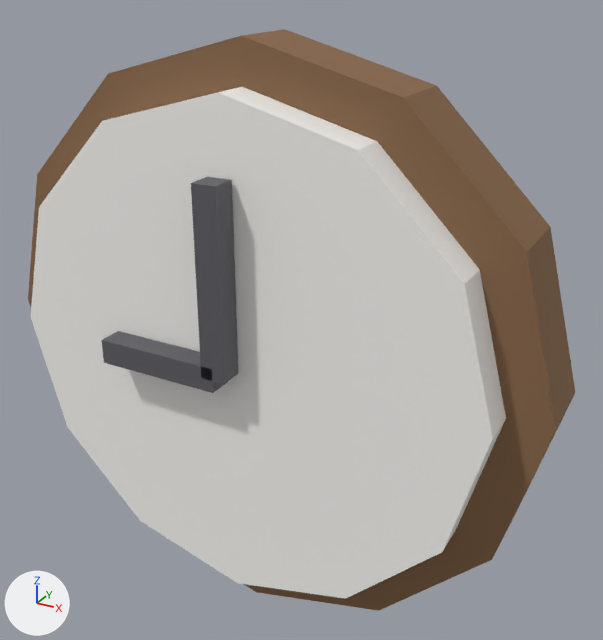
Two versions of the glTF model resources/时钟.glb, one commit apart.
The view is the same before and after, from a camera (50 mm lens) standing at (0.324, -0.533, 0.291) and looking at (0.029, 0.002, 0.024). Every picture has the same lights, and +X, +Y and +Z are marked at lower left. The first picture is the older version.

The first picture shows 'Clock_Face', 'Clock_Hands', 'Clock_Rim'.
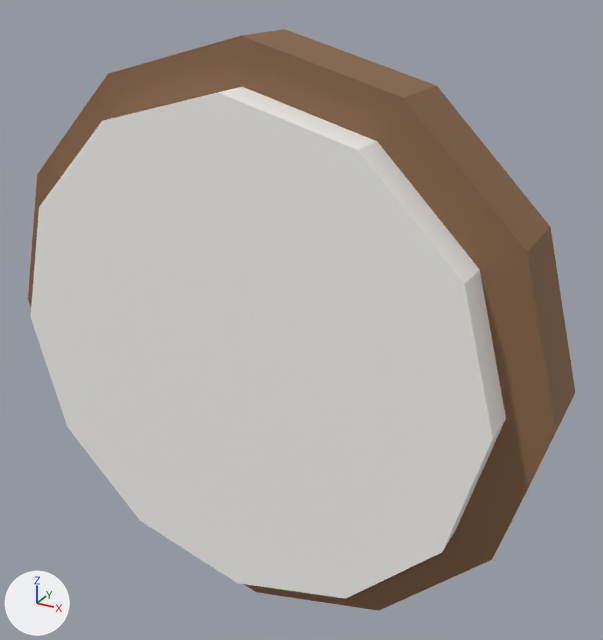
Where the change shows, as pixel boxes [x1, y1, x2, y2] in the pictures (603 x 640 px):
'Clock_Hands', deleted: before [102, 177, 238, 393]

Diff of the bpy script that builds the scene:
```diff
--- a/resources/时钟.glb.py
+++ b/resources/时钟.glb.py
@@ ob_clock_hands @@
-ob_clock_hands = bpy.data.objects.new('Clock_Hands', me_clock_hands)
-ob_clock_hands.location = (0.0, 0.0, 0.0)
```
